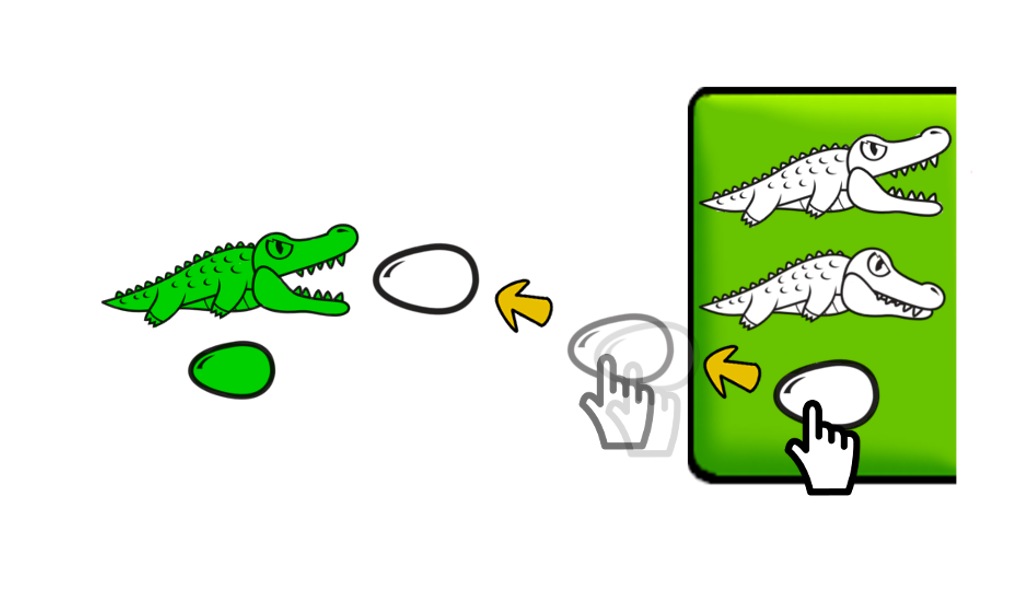
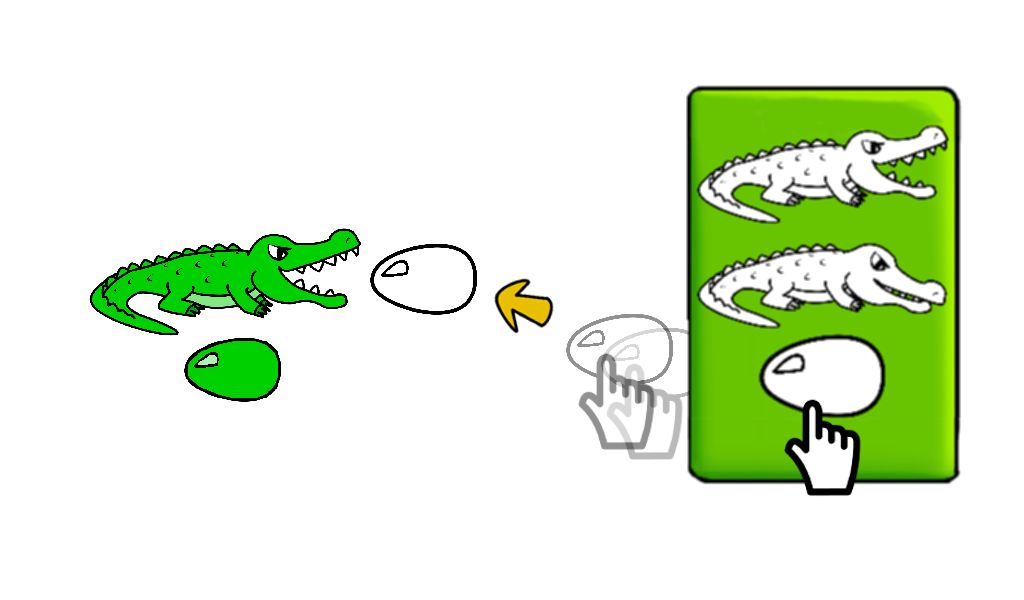
Revision of a layered (1024, 600) image; what changed, layer by layer:
added layer "Eingefügte Ebene #4" above "Eingefügte Ebene #3" over [184, 338, 281, 402]
added layer "Eingefügte Ebene #3" above "Eingefügte Ebene #2" over [370, 244, 477, 315]
added layer "Eingefügte Ebene #2" above "Eingefügte Ebene#4" over [89, 228, 361, 336]
moved "Eingefügte Ebene#4" above "Ebene" over [784, 399, 861, 486]
renamed "Eingefügte Ebene#2" to "Ebene", moved it above "Eingefügte Ebene #6", painted on it over [686, 85, 963, 485]
removed layer "Schwebende Ebene" over [772, 358, 881, 431]
removed layer "Eingefügte Ebene#3" over [698, 125, 973, 229]
removed layer "Eingefügte Ebene#1" over [101, 223, 360, 401]
removed layer "Eingefügte Ebene" over [687, 86, 958, 486]
added layer "Eingefügte Ebene #6" above "Eingefügte Ebene #7" over [566, 314, 673, 451]
added layer "Eingefügte Ebene #7" above "Eingefügte Ebene #1" over [601, 328, 708, 461]
removed layer "Schwebende Ebene-Kopie#1" over [371, 242, 480, 316]
hid "Schwebende Ebene-Kopie#2" over [592, 319, 701, 458]
hid "Schwebende Ebene-Kopie" over [566, 312, 675, 451]
